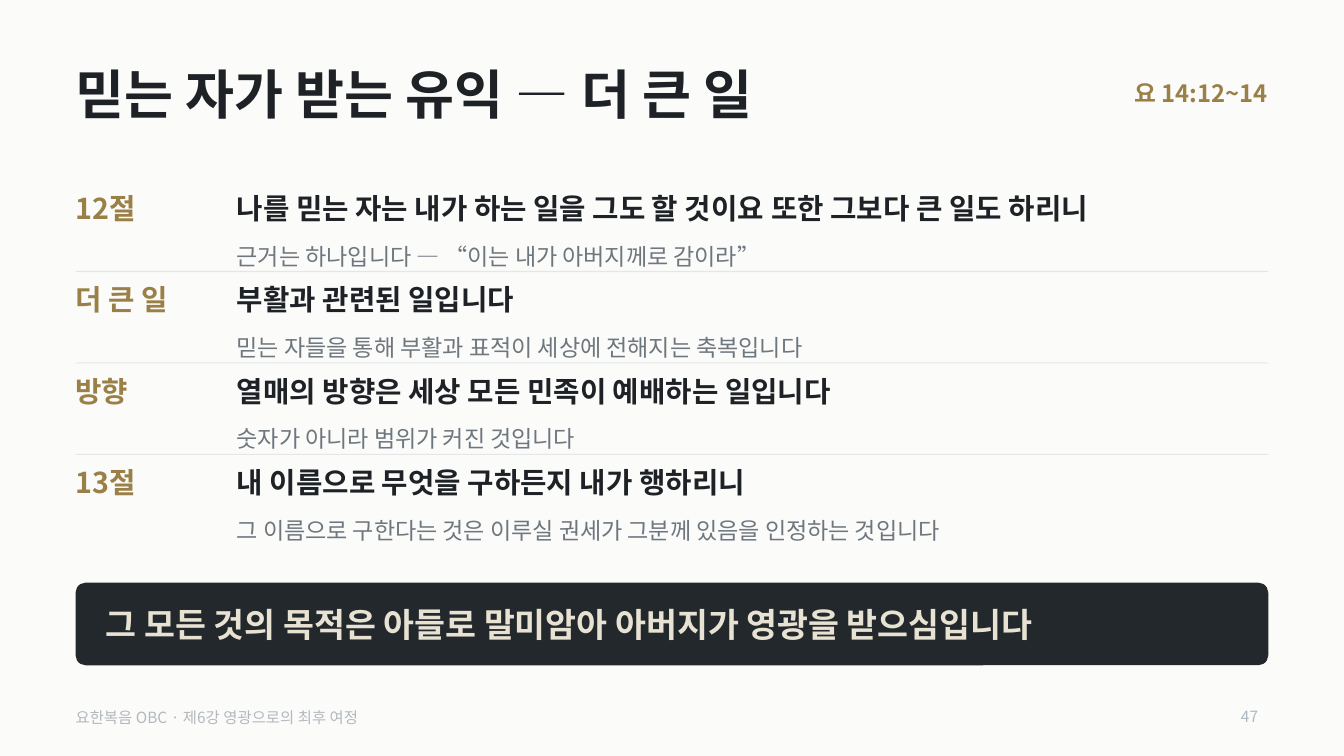
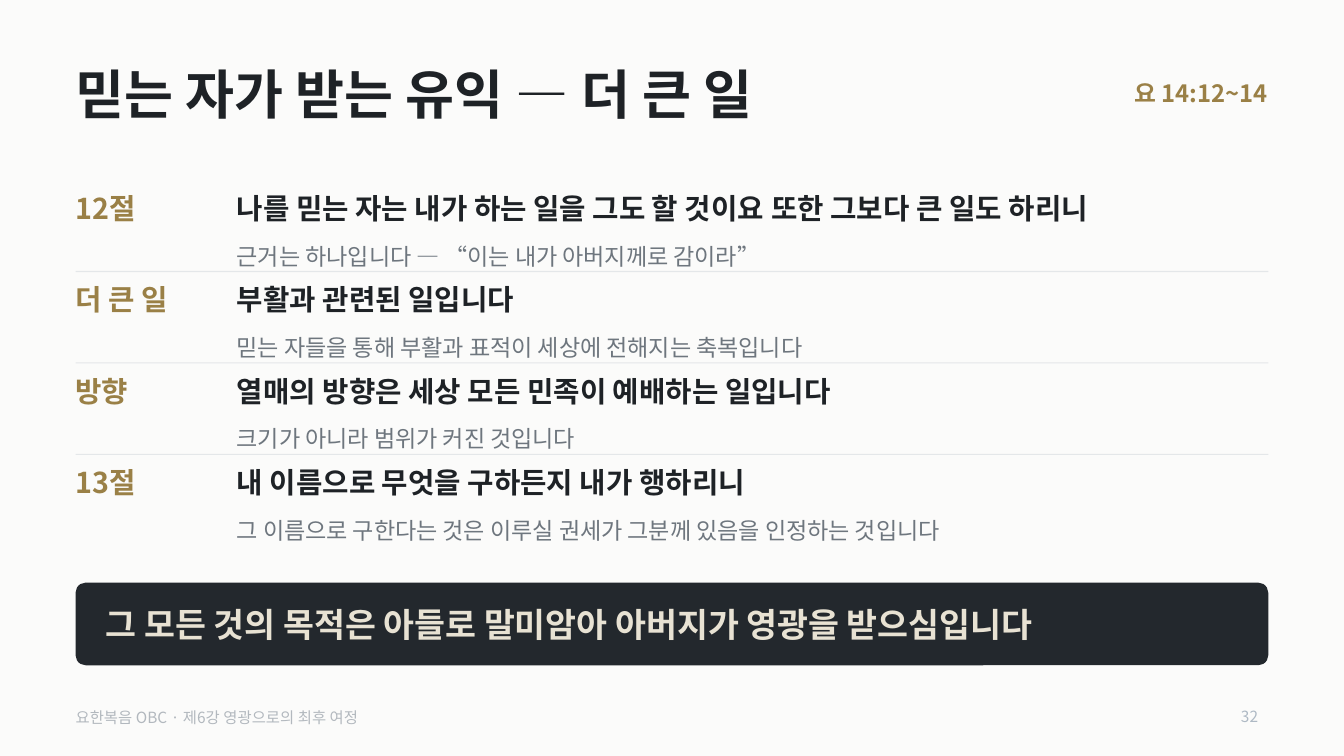
Before and after one commit to mio-modu/bible_GospelofJohn, a slide deck: slide 32 of dist/요한복음_6강_영광으로의_최후_여정.pptx (slide 47 before the commit). Drawn at 1344x756 pixels with LibreOffice and Linux fonts; fonts in the diff are those of the drawing. Boxes give left, top, right and bottom in pixels: in the first picture for what was removed or moved away, otherwise in the second. Text is boxed around its words. In the diff, an @@ line names an element or a change of style, - is before the commit and + after.

```diff
--- a/dist/요한복음_6강_영광으로의_최후_여정.pptx
+++ b/dist/요한복음_6강_영광으로의_최후_여정.pptx
@@ text at [237, 428, 575, 449]: text changed @@
-숫자가 아니라 범위가 커진 것입니다
+크기가 아니라 범위가 커진 것입니다
@@ page number at [1241, 711, 1258, 722]: text changed @@
-47
+32
```
Also in this commit, not shown: 17 other slides changed, 22 slides removed, 12 other files.
